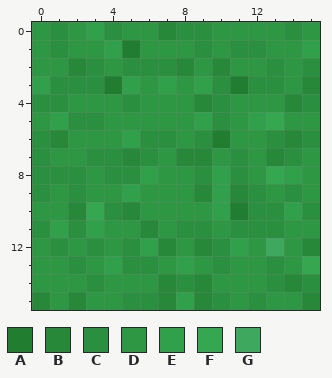
Pixel-art sprite -- assets/grass.png. The first picture shows the starting point.
The file is 16x16 pixels. Colours within 5 levels of each other are drawn and written as one.
Palette (. is transparent): A #217e30  B #268838  C #2a903f  D #2d9744  E #31a04b  F #35a750  G #3ea85f
Pixels before, first column x 0:
 0 DCDECDDBCCDDDDCD
 1 DCDDEADDDCDCCDDE
 2 DDBCDCCCBDBDDCDC
 3 ECCCAEDEDECACCDB
 4 CCDDDCDDDBCDDDBC
 5 DECCDDDDDECDEFDD
 6 CBDDDECCDCADDCBC
 7 CDDCCBCDBBDCDBCD
 8 CCCDCCEDDCECDFED
 9 CDCDDEDDDBEBCDCD
10 DDBFCBDDDDEACCEC
11 CECEDDBDCCDCCCDD
12 DCDCDCEBDBCEDGDB
13 DDCDECCDEDCDDCDF
14 DDDCDDDBCBDDDCBC
15 BDBDDCCBEBCDCDDB
New version:
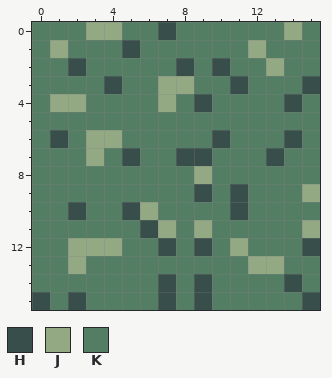
Colours new in this view: H #374e4a  J #92a984  K #547e64
Difference:
Changed rows in their new state; - is an unchanged pixel.
first column x 0:
 0 KKKJJKKHKKKKKKJK
 1 KJKKKHKKKKKKJKKK
 2 KKHKKKKKHKHKKJKK
 3 KKKKHKKJJKKHKKKH
 4 KJJKKKKJKHKKKKHK
 5 KKKKKKKKKKKKKKKK
 6 KHKJJKKKKKHKKKHK
 7 KKKJKHKKHHKKKHKK
 8 KKKKKKKKKJKKKKKK
 9 KKKKKKKKKHKHKKKJ
10 KKHKKHJKKKKHKKKK
11 KKKKKKHJKJKKKKKJ
12 KKJJJKKHKHKJKKKH
13 KKJKKKKKKKKKJJKK
14 KKKKKKKHKHKKKKHK
15 HKHKKKKHKHKKKKKH
